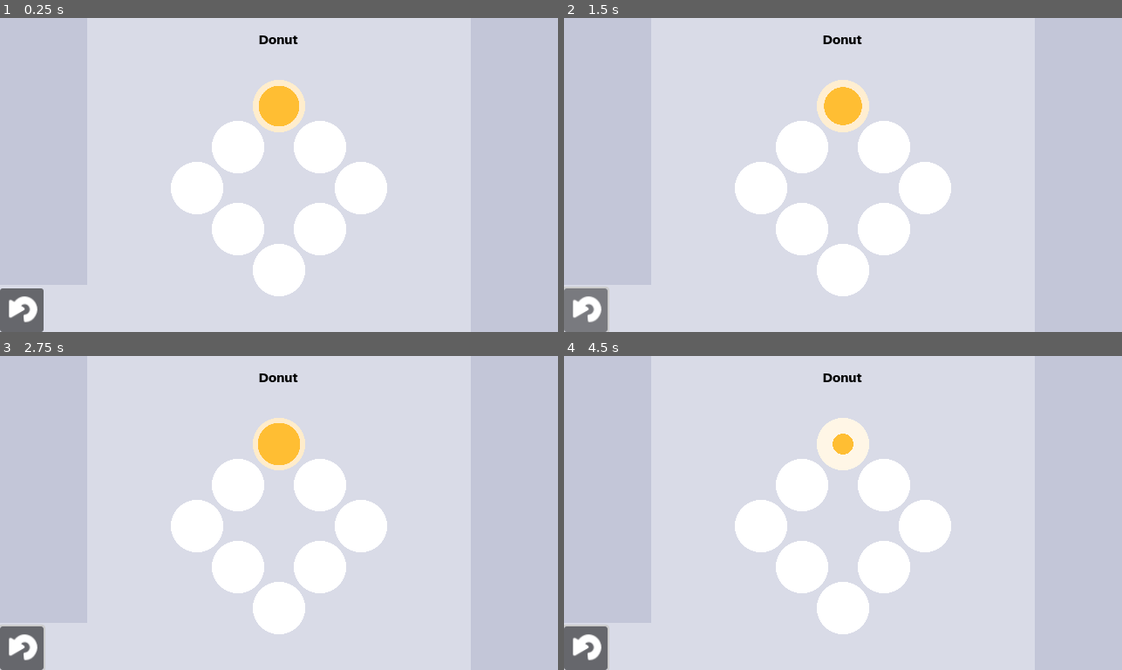
Above: before the commit, frames 1-4 (two rows, left to right).
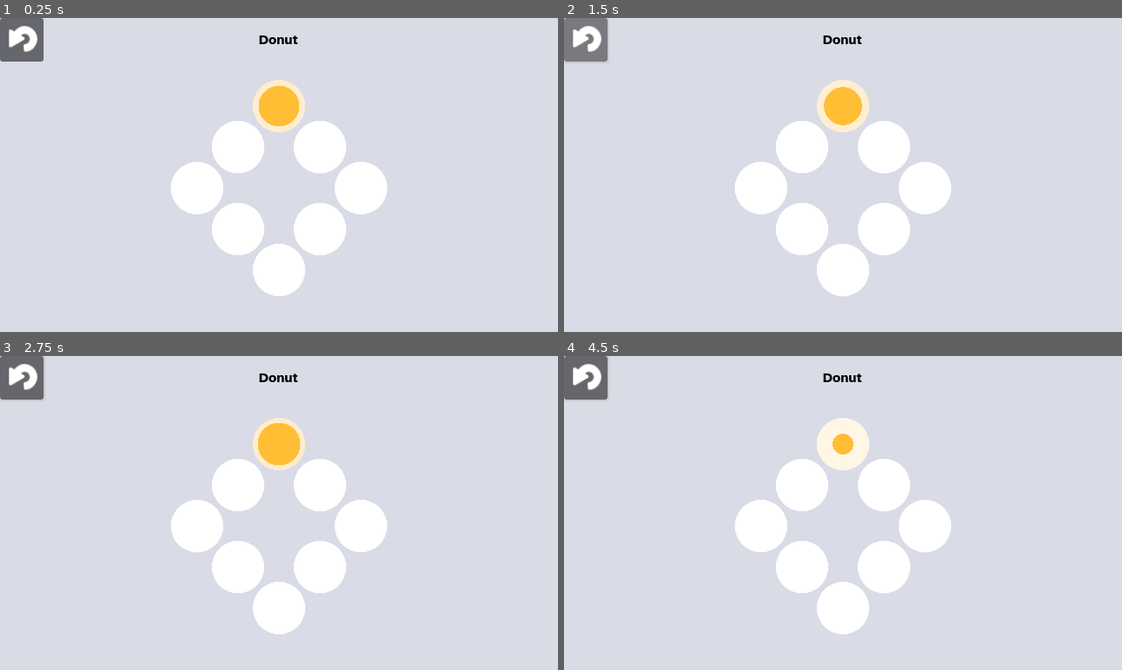
Above: after the commit, the same moments.

Repository: daviddegelder/Holey
Game: Godot game, scene res://Systems/Global.tscn
Same seed, same stepped clock (60 frames per second), same inputs: the game is played once before the commit and once after it. This scene is started directly instead of the project's main scene.
Inputs (mouse positions are in pixels of both pictures, inside the frame that each line leads up to; where the layout moved, square brackets give the same spot in the first picture):
- Up to frame 1 (0.25 s): no input
- Up to frame 2 (1.5 s): tap Enter (Select) at 0.5, 0.6 s; move the mouse to (815, 237) at 0.52 s; hold Keypad 8 (North) 0.53-1.25 s; click (815, 237) at 0.67 s; click (586, 39) [586, 310] at 1.25 s
- Up to frame 3 (2.75 s): tap Space at 2 s; drag from (446, 560) to (279, 525) at 2.02 s
- Up to frame 4 (4.5 s): tap Enter (Select) at 2.75, 2.85, 4.35 s; move the mouse to (675, 465) at 2.77 s; hold Keypad 7 (NorthWest) 2.78-3.5 s; drag from (870, 513) to (675, 465) at 3.52 s; tap Space at 4.25 s; move the mouse to (759, 434) at 4.27 s; hold Keypad 2 (South) from 4.28 s (still down)

The runs differ from the first frame. In frame 1, 2.1% of the frame differs, in the area x 0-8%, y 0-100%; in frame 2, 2.2%; in frame 3, 2.2%, in the area x 0-9%, y 0-100%; in frame 4, 2.2%.

Commit message:
remove grey bars on puzzle ui

Diff:
--- a/UI/ui.tscn
+++ b/UI/ui.tscn
@@ -67,6 +67,7 @@
 grow_vertical = 2
 
 [node name="ColorRect2" type="ColorRect" parent="Control/HBoxContainer/Left/VBox"]
+visible = false
 layout_mode = 2
 size_flags_vertical = 3
 color = Color(0.763382, 0.775091, 0.847301, 1)
@@ -147,6 +148,7 @@
 mouse_filter = 1
 
 [node name="ColorRect" type="ColorRect" parent="Control/HBoxContainer/Right"]
+visible = false
 layout_mode = 1
 anchors_preset = 15
 anchor_right = 1.0
